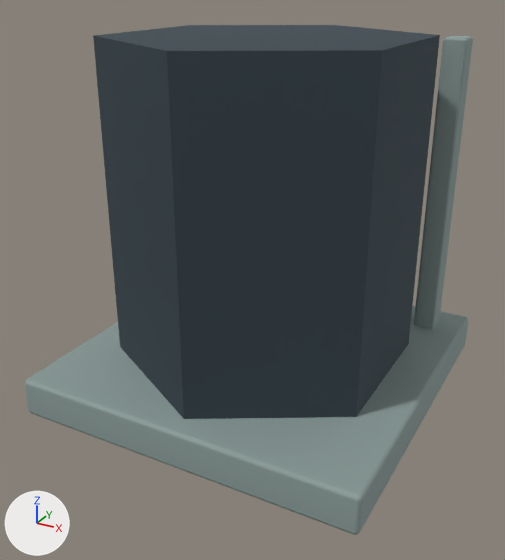
The glTF model godot/campaign/art/structures/receiver-base-1.glb as it was, and as the next commit left it.
One viewpoint serves both versions: a camera (50 mm lens) standing at (0.853, -1.627, 1.127) and looking at (-0.002, -0.072, 0.35). The axes (+X, +Y, +Z) are drawn at lower left. The lights are the same throughout. The picture after the commit comes second. Where no turn or scale is listed for an object, it has been applied to the vertices. Vertices at exactly the same position are counted once.

In view in the first picture: 'receiver_0', 'receiver_1'.
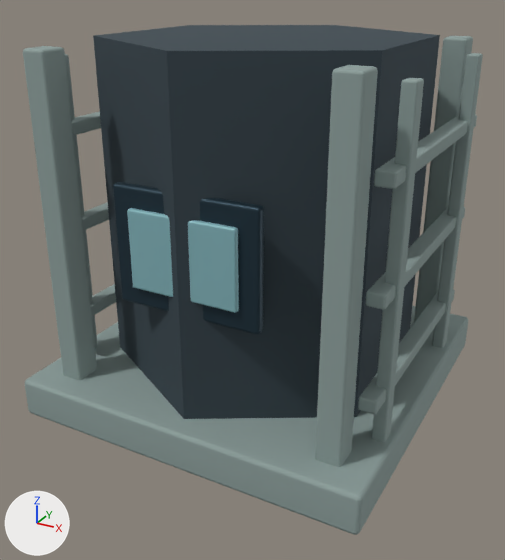
Changed parts and their boxes (x1, y1, x2, y2) in the pictures (505 x 560 px):
'receiver_1', reshaped
    before: (25, 36, 473, 535)
    after: (23, 36, 483, 535)
'receiver_2', reshaped (not visible before)
    after: (113, 182, 264, 334)
'receiver_4', reshaped (not visible before)
    after: (127, 208, 239, 313)
part 1 of me_cube, added
    after: (23, 46, 97, 380)
part 2 of me_cube, added
    after: (315, 65, 378, 467)
part 3 of me_cube, added
    after: (65, 54, 116, 347)
part 4 of me_cube, added
    after: (358, 53, 483, 443)

Edits to the bpy script that builds the scene:
```text
Change me_cube:
    used by ob_receiver_1; location = (0.0, 0.0, 0.0)
    remove me_cube.from_pydata(...)  # 168 vertices, 324 faces; spans x -0.49..0.49, y -0.49..0.49, z 0.0..0.97
    add me_cube.from_pydata(...)  # 840 vertices, 1620 faces; spans x -0.49..0.49, y -0.49..0.49, z 0.0..0.97
    me_cube part 1: the loose piece of 56 vertices spanning x -0.412..-0.347, y 0.342..0.418, z 0.03..0.97 is copied, and the copy is moved by (0.0, -0.76, 0.0); it spans x -0.412..-0.347, y -0.418..-0.343, z 0.03..0.97
    me_cube part 2: the loose piece of 56 vertices spanning x 0.347..0.412, y 0.342..0.418, z 0.03..0.97 is copied, and the copy is moved by (0.0, -0.76, 0.0); it spans x 0.347..0.412, y -0.418..-0.343, z 0.03..0.97
    me_cube part 3: 280 vertices added at x -0.47..-0.417, y -0.345..0.345, z 0.06..0.94
    me_cube part 4: 280 vertices added at x 0.417..0.47, y -0.345..0.345, z 0.06..0.94
Change me_cube_003:
    used by ob_receiver_2; location = (0.0, 0.0, 0.0)
    remove me_cube_003.from_pydata(...)  # 56 vertices, 108 faces; spans x -0.195..0.195, y 0.374..0.402, z 0.38..0.68
    add me_cube_003.from_pydata(...)  # 112 vertices, 216 faces; spans x -0.195..0.195, y -0.402..0.402, z 0.38..0.68
    me_cube_003 part 5: the loose piece of 56 vertices spanning x -0.195..0.195, y 0.374..0.402, z 0.38..0.68 is copied, and the copy is moved by (0.0, -0.776, 0.0); it spans x -0.195..0.195, y -0.402..-0.374, z 0.38..0.68
Change me_cube_004:
    used by ob_receiver_4; location = (0.0, 0.0, 0.0)
    remove me_cube_004.from_pydata(...)  # 56 vertices, 108 faces; spans x -0.145..0.145, y 0.398..0.416, z 0.43..0.63
    add me_cube_004.from_pydata(...)  # 112 vertices, 216 faces; spans x -0.145..0.145, y -0.416..0.416, z 0.43..0.63
    me_cube_004 part 6: the loose piece of 56 vertices spanning x -0.145..0.145, y 0.398..0.416, z 0.43..0.63 is copied, and the copy is moved by (0.0, -0.814, 0.0); it spans x -0.145..0.145, y -0.416..-0.398, z 0.43..0.63
```
